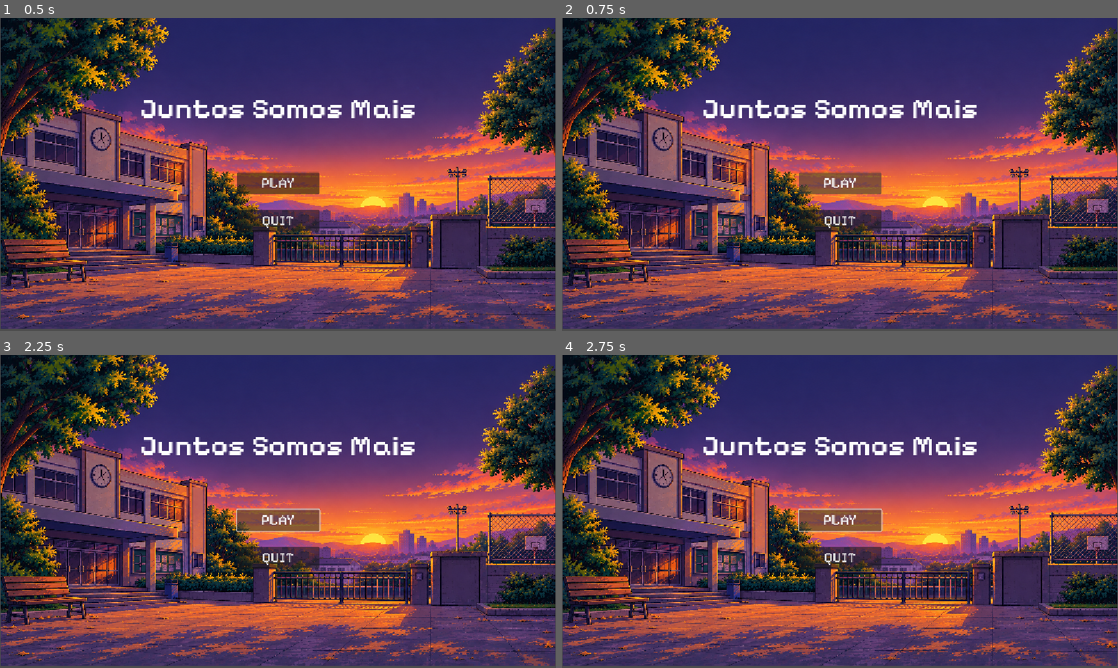
Above: before the commit, frames 1-4 (two rows, left to right).
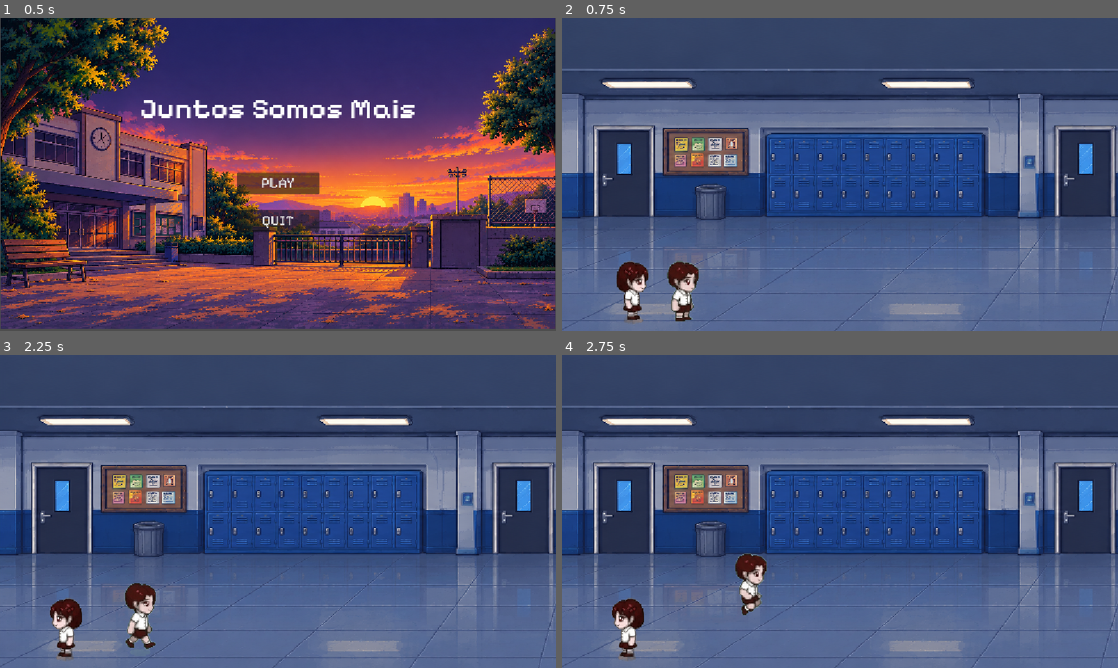
Above: after the commit, the same moments.

Repository: rebeccaqm/juntos-somos-mais
Game: Godot game, scene res://Cenas/menu.tscn
Same seed, same stepped clock (60 frames per second), same inputs: the game is played once before the commit and once after it. The project has no main scene, so this scene is started directly.
Inputs (mouse positions are in pixels of both pictures, inside the frame that each line leads up to):
- Up to frame 1 (0.5 s): no input
- Up to frame 2 (0.75 s): click "PLAY" at 0.5 s
- Up to frame 3 (2.25 s): click (278, 520) at 1.25 s, where only the run before the commit has a clickable "PLAY"; tap Enter at 2 s; hold D (p1_right) from 2.03 s (still down); tap Left (p2_left) at 2.1 s
- Up to frame 4 (2.75 s): keep holding D (p1_right); tap Space (p1_jump) at 2.27 s

Frame 1 is identical in both runs. In frame 2, 93% of the frame differs, in the area x 0-100%, y 0-100%; in frame 3, 93%; in frame 4, 93%.

Commit message:
menu funcionando

Diff:
--- /dev/null
+++ b/Cenas/menu.gd
@@ -0,0 +1,11 @@
+extends Control
+
+
+func _on_play_pressed() -> void:
+	get_tree().change_scene_to_file("res://Cenas/fase_1_corredor.tscn")
+
+
+
+
+func _on_quit_pressed() -> void:
+	get_tree().quit()
--- a/Cenas/menu.tscn
+++ b/Cenas/menu.tscn
@@ -1,6 +1,7 @@
 [gd_scene format=3 uid="uid://daawigpo3khyd"]
 
-[ext_resource type="Texture2D" path="res://Assets/Background & Coletáveis/Background & Coletáveis/menu2.png" id="1_vpgfy"]
+[ext_resource type="Script" uid="uid://cugg3nkg0pelf" path="res://Cenas/menu.gd" id="1_eheat"]
+[ext_resource type="Texture2D" uid="uid://dpgelwfycvrn1" path="res://Assets/Background & Coletáveis/Background & Coletáveis/menu2.png" id="1_vpgfy"]
 [ext_resource type="FontFile" uid="uid://gxiv871g3qk8" path="res://Assets/Fontes/PixelifySans-SemiBold.ttf" id="2_eheat"]
 [ext_resource type="FontFile" uid="uid://c73vfullbaprv" path="res://Assets/Fontes/PixelifySans-Medium.ttf" id="3_fapvr"]
 
@@ -11,6 +12,7 @@
 anchor_bottom = 1.0
 grow_horizontal = 2
 grow_vertical = 2
+script = ExtResource("1_eheat")
 
 [node name="Sprite2D" type="Sprite2D" parent="." unique_id=1743342971]
 position = Vector2(576, 320.5)
@@ -62,3 +64,6 @@
 theme_override_fonts/font = ExtResource("3_fapvr")
 theme_override_font_sizes/font_size = 30
 text = "QUIT"
+
+[connection signal="pressed" from="VBoxContainer/Play" to="." method="_on_play_pressed"]
+[connection signal="pressed" from="VBoxContainer/Quit" to="." method="_on_quit_pressed"]
Not shown, added: Cenas/menu.gd.uid
